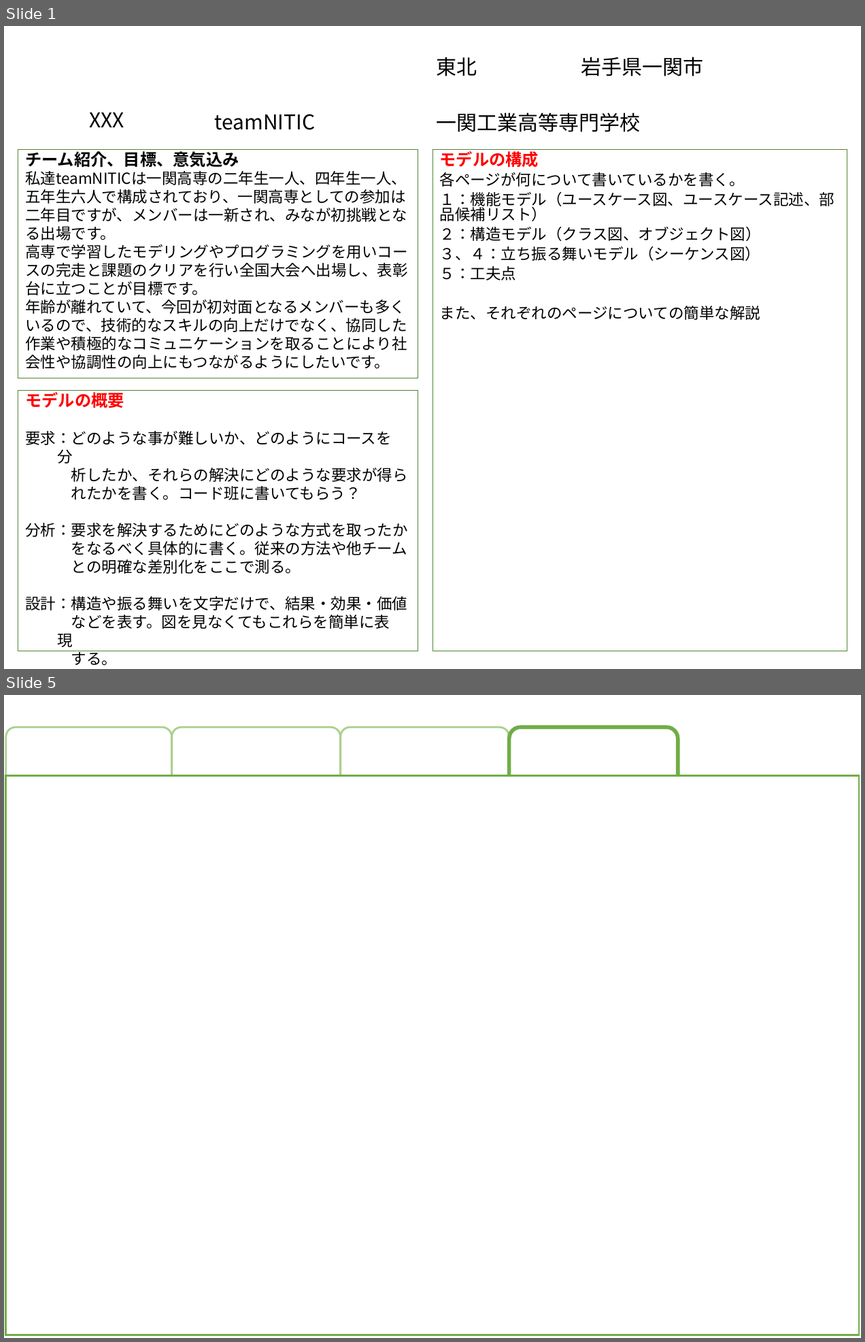
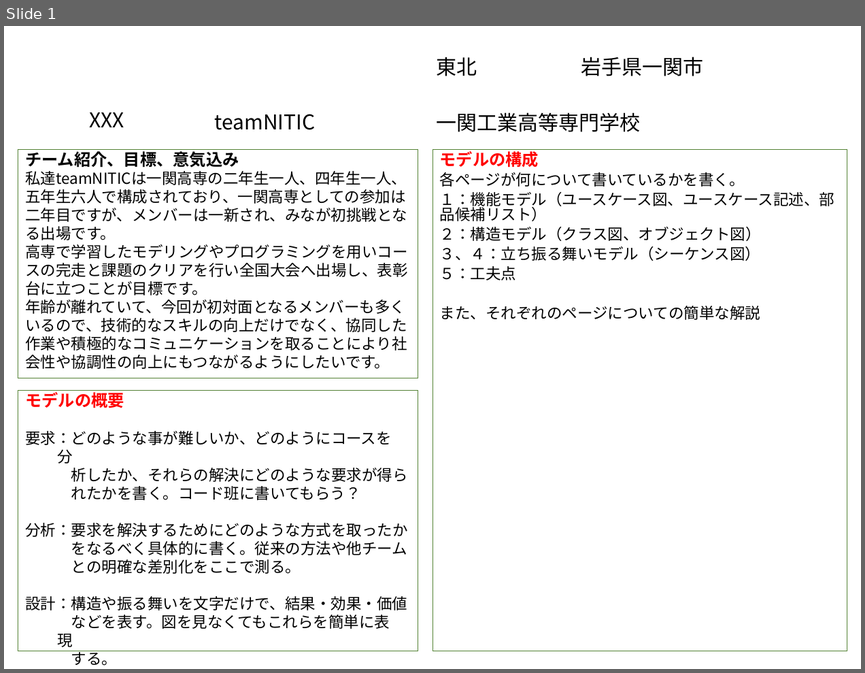
Before and after one commit to akita-lab-2019/model, a slide deck: model_file_template_primary.pptx. Shown one above the other, each under a label of ours: slides 1 and 5 before the commit, slide 1 after it; the slides between them are not shown. The pictures are 865x1342 and 865x673 pixels, drawn with LibreOffice and Linux fonts; fonts in the diff are those of the drawing; background and template pictures are left out. Boxes give left, top, right and bottom in pixels: in the first picture for what was removed or moved away, otherwise in the second. Text is boxed around its words. In the diff, an @@ line names an element or a change of style, - is before the commit and + after.

```diff
--- a/model_file_template_primary.pptx
+++ b/model_file_template_primary.pptx
@@ slide 5 removed at (4,695,861,1338), background #FFFFFF @@
@@ rounded rectangle removed at (6,727,172,785) @@
@@ rounded rectangle removed at (172,727,341,785) @@
@@ rounded rectangle removed at (341,727,509,785) @@
@@ rounded rectangle removed at (509,727,678,809) @@
@@ rectangle removed at (6,775,859,1334) @@
```
Also in this commit, not shown: 4 slides added, 3 other slides removed.
